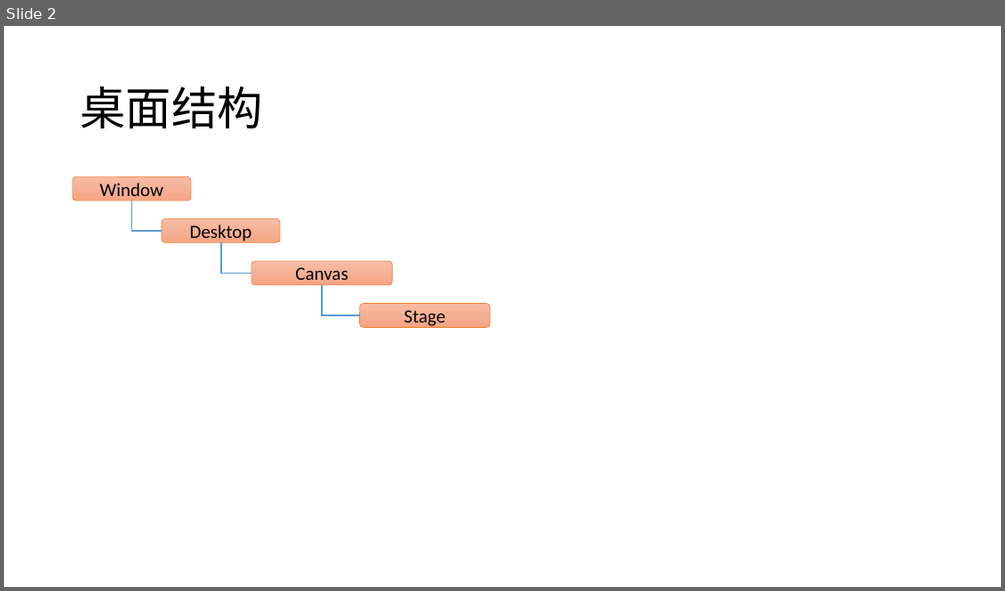
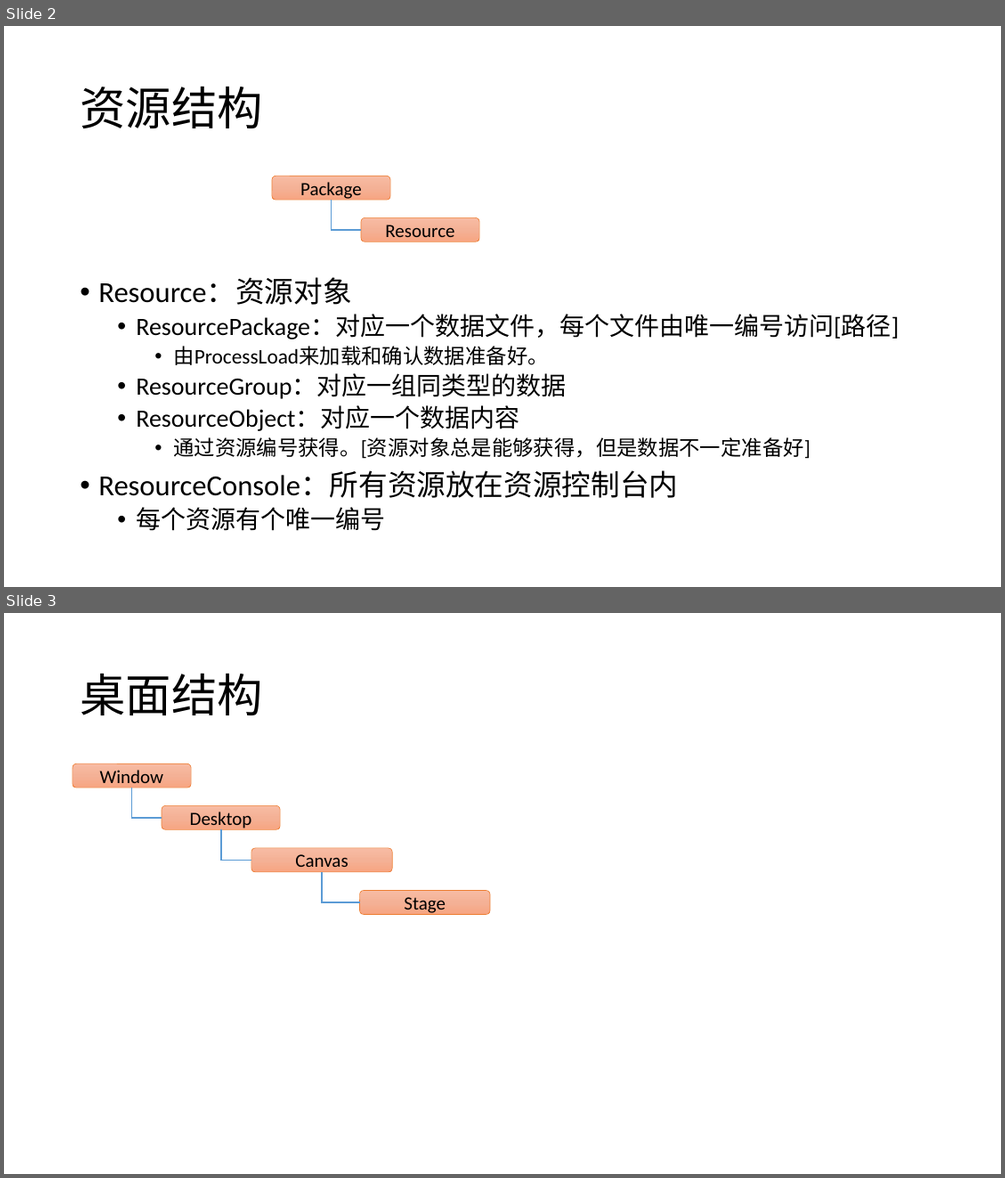
Before and after one commit to favedit/MoScript, a slide deck: document/Struct.pptx. Shown one above the other, each under a label of ours: slide 2 before the commit, slides 2 and 3 after it. The pictures are 1005x591 and 1005x1178 pixels, drawn with LibreOffice and Linux fonts; fonts in the diff are those of the drawing. Boxes give left, top, right and bottom in pixels: in the first picture for what was removed or moved away, otherwise in the second. Text is boxed around its words. In the diff, an @@ line names an element or a change of style, - is before the commit and + after.

```diff
--- a/document/Struct.pptx
+++ b/document/Struct.pptx
@@ slide 2 added at (4, 26, 1001, 587), background #FFFFFF @@
@@ title added at (80, 86, 262, 128), 44 pt, text #000000 @@
+资源结构
@@ rounded rectangle added at (272, 176, 390, 200), fill gradient #F7BDA5 to #F5B196 to #F8A582, outline #ED7D31 0.5 pt, 18 pt, text #000000 @@
+Package
@@ elbow line added from (332, 200) to (361, 230), #5B9BD5 1.5 pt @@
@@ rounded rectangle added at (361, 217, 479, 241), fill gradient #F7BDA5 to #F5B196 to #F8A582, outline #ED7D31 0.5 pt, 18 pt, text #000000 @@
+Resource
@@ text added at (98, 278, 898, 531), 24 pt, text #000000 @@
+• Resource：资源对象
+  • ResourcePackage：对应一个数据文件，每个文件由唯一编号访问[路径]
+    • 由ProcessLoad来加载和确认数据准备好。
+  • ResourceGroup：对应一组同类型的数据
+  • ResourceObject：对应一个数据内容
+    • 通过资源编号获得。[资源对象总是能够获得，但是数据不一定准备好]
+• ResourceConsole：所有资源放在资源控制台内
+  • 每个资源有个唯一编号
@@ what was slide 2 is now slide 3 @@
```
Also in this commit, not shown: 1 other slide added, 51 other files.
